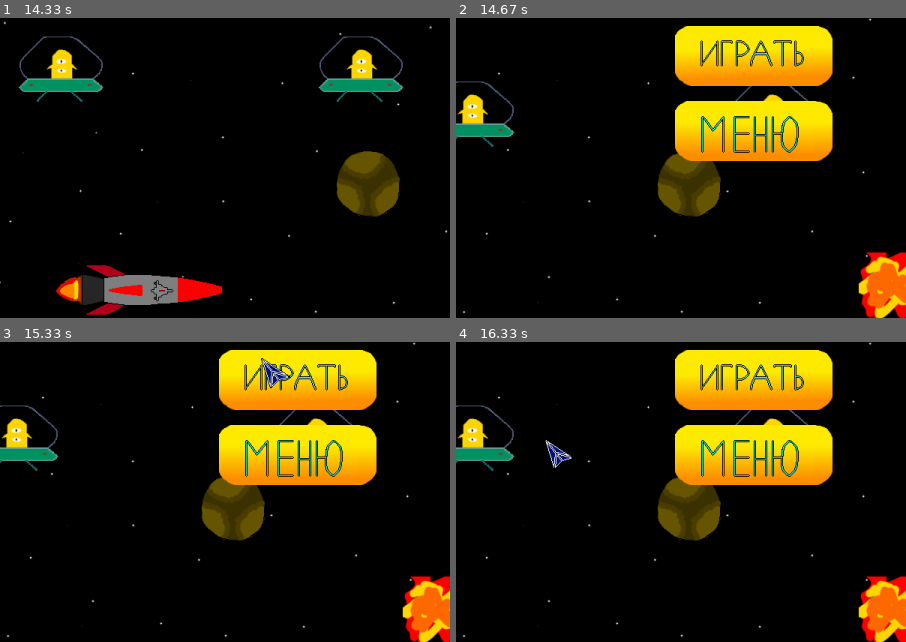
Above: before the commit, frames 1-4 (two rows, left to right).
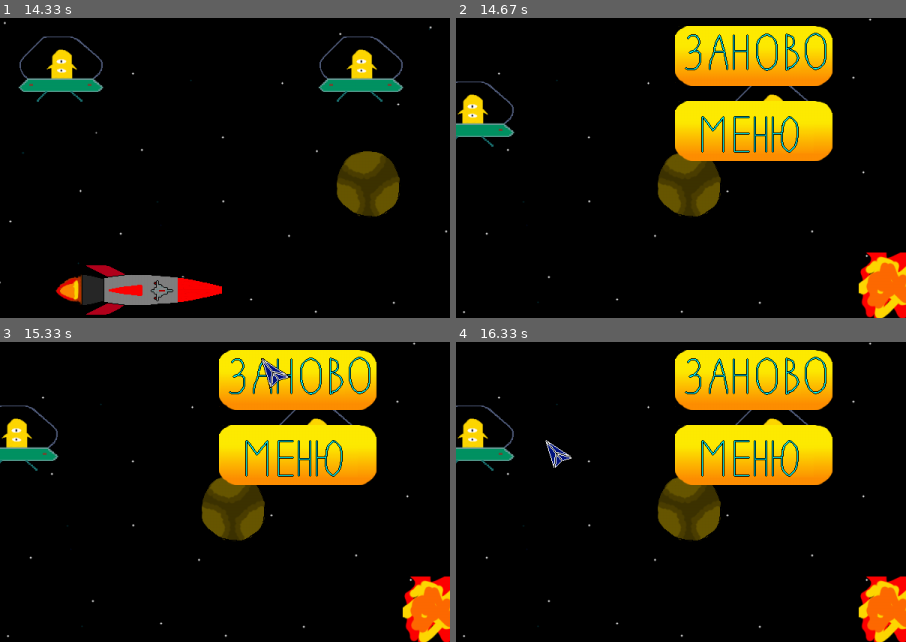
Above: after the commit, the same moments.

Repository: PismerovKir/YandexPygameProject
Game: pygame game, started from Тест прога.py
Two runs of this game, one before a commit and one after it. Both use one fixed random seed, a clock stepped at 60 frames per second and the inputs below.
Inputs (mouse positions are % of the whole screen's width and height, from its top left):
- Up to frame 1 (14.33 s): click (50, 38) at 0.38 s; tap Space at 3.4, 4.67, 4.97, 5.17, 5.47, 5.67, 6, 6.3, 6.5, 6.8, 7.07, 7.4, 7.7, 7.83, 8.23, 8.53, 8.9, 9.3, 9.6, 9.8, 10.1, 10.3, 10.63, 10.93, 11.13, 11.43, 11.7, 12.03, 12.33, 12.47, 12.87, 13.17, 13.53, 13.93, 14.23 s; hold Down 4.1-4.57 s; hold Left 4.6-5.07 s; hold Right 5.1-5.57 s; hold Up 5.6-5.9 s; hold Right 5.93-6.4 s; hold Left 6.43-6.97 s; hold Down 7-7.3 s; hold Left 7.33-7.73 s; hold Up 7.77-8.13 s; hold Right 8.17-8.8 s; hold Down 8.83-9.2 s; hold Left 9.23-9.7 s; hold Right 9.73-10.2 s; hold Up 10.23-10.53 s; hold Right 10.57-11.03 s; hold Left 11.07-11.6 s; hold Down 11.63-11.93 s; hold Left 11.97-12.37 s; hold Up 12.4-12.77 s; hold Right 12.8-13.43 s; hold Down 13.47-13.83 s; hold Left from 13.87 s (still down)
- Up to frame 2 (14.67 s): release Left at 14.33 s; hold Right from 14.37 s (still down); tap Space at 14.43 s
- Up to frame 3 (15.33 s): tap Space at 14.73, 14.93, 15.27 s; release Right at 14.83 s; hold Up 14.87-15.17 s; move the mouse to (14, 74) at 14.9 s; hold Right from 15.2 s (still down); move the mouse to (45, 51) at 15.23 s
- Up to frame 4 (16.33 s): tap Space at 15.57 s; release Right at 15.67 s; click (29, 44) at 15.75 s; click (25, 65) at 16.08 s
The pictures show only the part of the screen within x 16-66%, y 49-99%; the shares and areas given below are measured in that part.

Frame 1 is identical in both runs. In frame 2, 1.7% of the frame differs, in the area x 49-83%, y 2-18%; in frame 3, 1.5%; in frame 4, 1.7%.

Commit message:
Вставил картинку

Diff:
--- a/Тест прога.py
+++ b/Тест прога.py
@@ -53,7 +53,7 @@
         image = image.convert_alpha()
     return image
 
-pygame.display.set_icon(load_image('icon.png'))
+pygame.display.set_icon(load_image('minKorabl.png'))
 
 
 class SpaceShip(pygame.sprite.Sprite):
@@ -377,8 +377,7 @@
 
     MenuButton = Button('Menu', 480, 500)
     butts.add(MenuButton)
-    #TODO Сделать кнопку заново
-    AgainButton = Button('Play', 480, 400)
+    AgainButton = Button('Replay', 480, 400)
     butts.add(AgainButton)
 
     while runningEndGame:
Not shown, changed: data/go.wav
